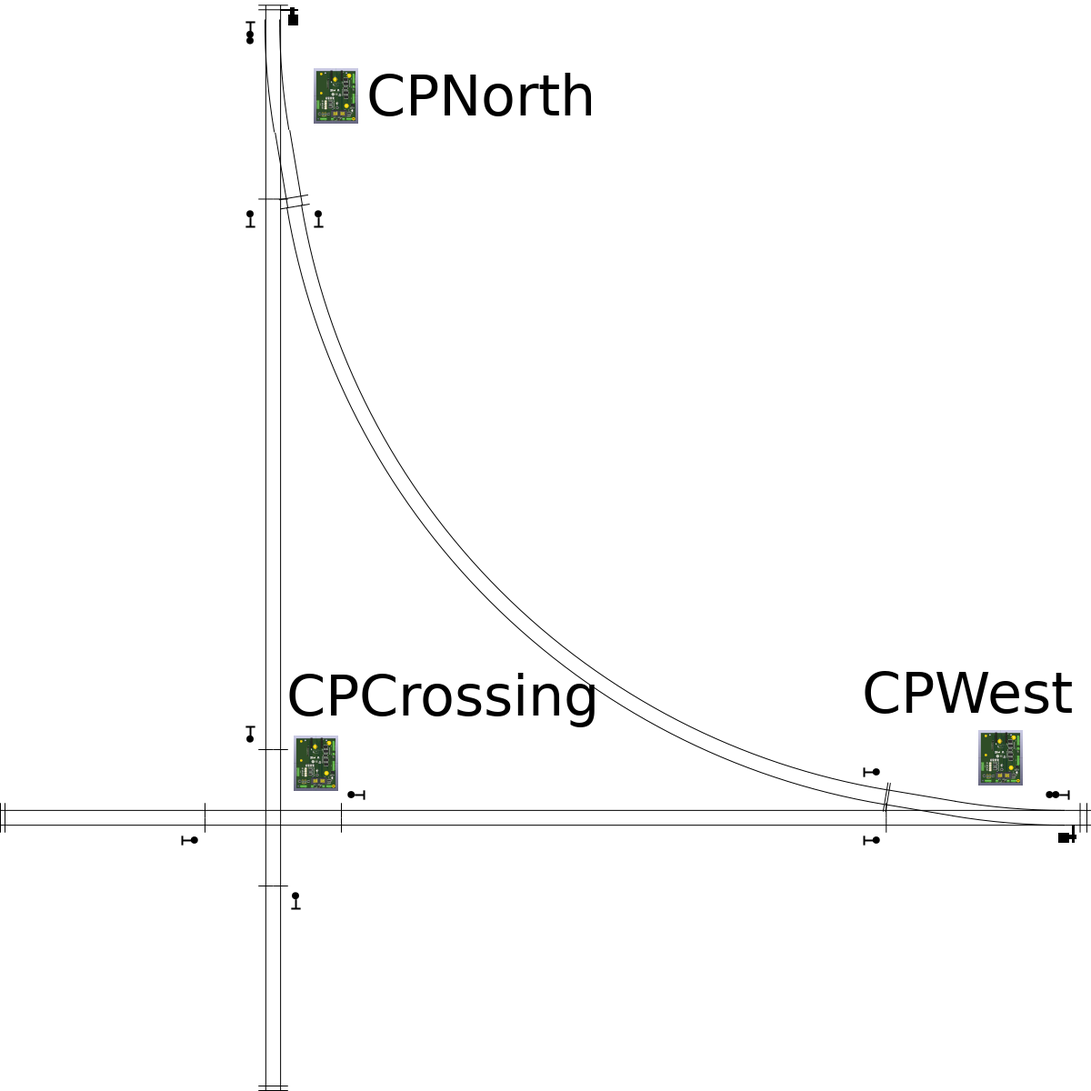
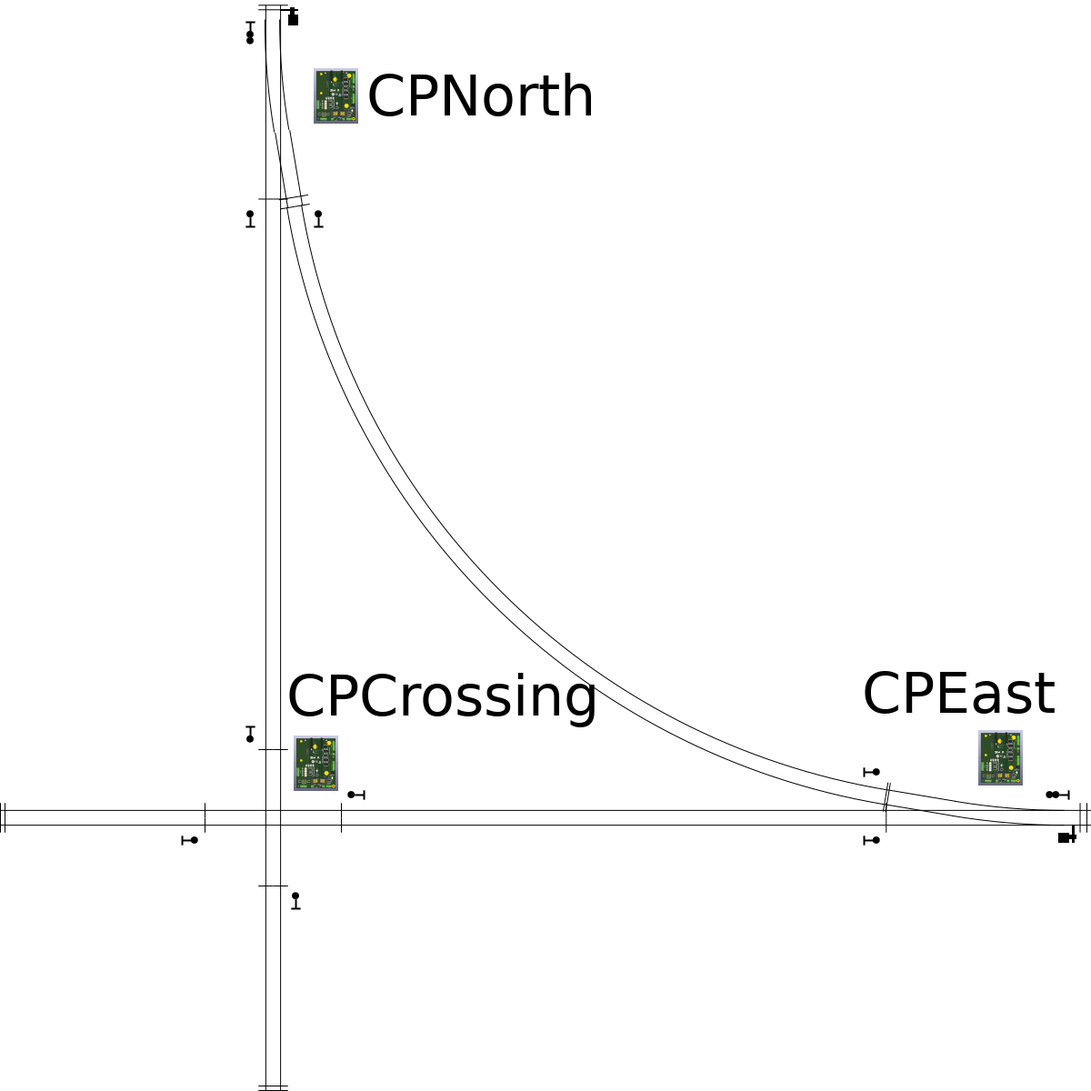
Revision of a layered 1091px x 1091px image; what changed, layer by layer:
renamed "CPWest" to "CPEast", painted on it over <box>936,672,1073,715</box>
